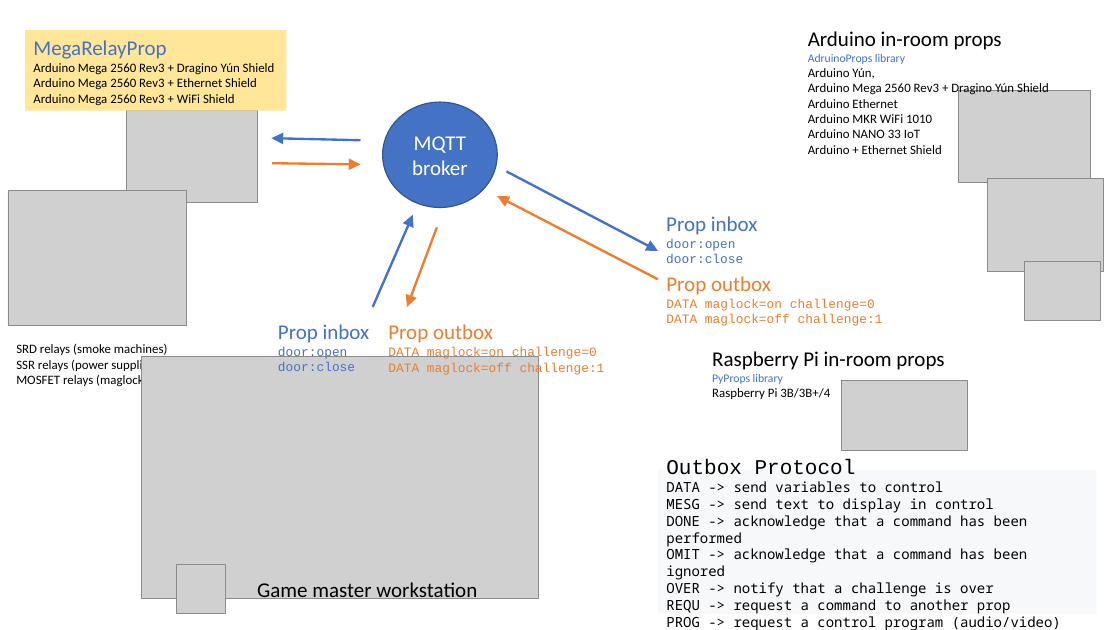
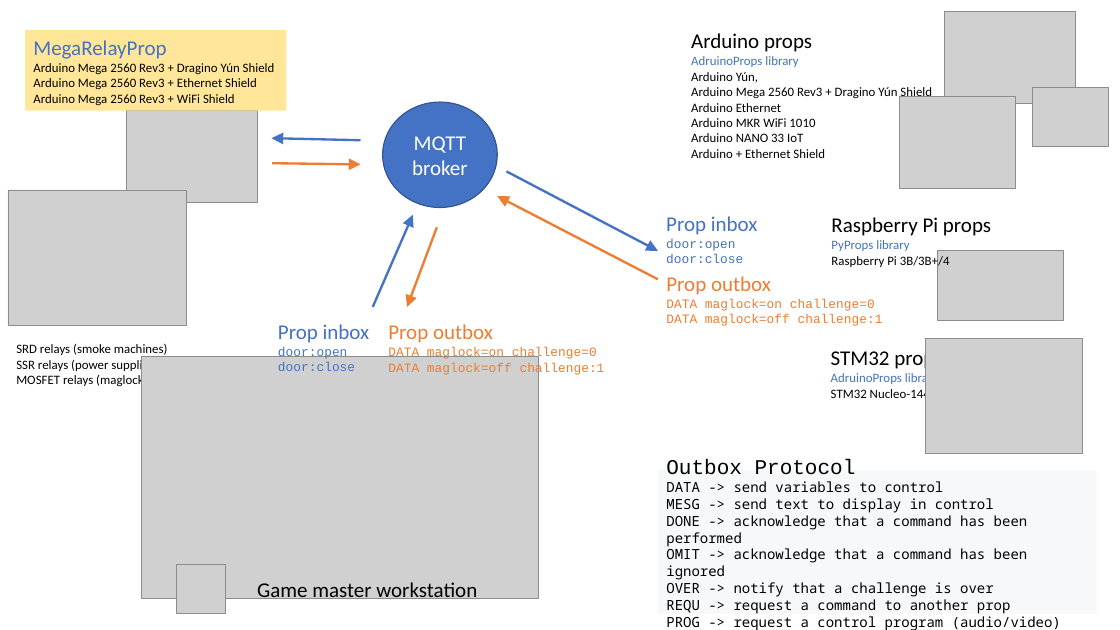
Before and after one commit to xcape-io/RelayProp, a slide deck: slide 1 of docs/megarelayprop.pptx. Drawn at 1120x630 pixels with LibreOffice and Linux fonts; fonts in the diff are those of the drawing; grey boxes stand for pictures. Boxes give left, top, right and bottom in pixels: in the first picture for what was removed or moved away, otherwise in the second. Text is boxed around its words. In the diff, an @@ line names an element or a change of style, - is before the commit and + after.

```diff
--- a/docs/megarelayprop.pptx
+++ b/docs/megarelayprop.pptx
@@ text "Arduino props": place and size @@
-text "Arduino props" at (808, 31, 1049, 154)
+text "Arduino props" at (691, 33, 932, 158)
@@ picture: place and size @@
-picture at (959, 90, 1091, 182)
+picture at (944, 12, 1076, 104)
@@ text at (691, 33, 812, 52): text changed @@
-Arduino in-room props
+Arduino props
@@ text at (691, 56, 798, 67): size 10 to 11 pt in "AdruinoProps library" @@
@@ picture: place and size @@
-picture at (1025, 261, 1102, 321)
+picture at (1033, 87, 1109, 147)
@@ picture: place and size @@
-picture at (987, 179, 1104, 271)
+picture at (900, 97, 1017, 189)
@@ text "Raspberry Pi props": place and size @@
-text "Raspberry Pi props" at (712, 351, 944, 399)
+text "Raspberry Pi props" at (831, 217, 991, 269)
@@ text at (831, 217, 991, 236): text changed @@
-Raspberry Pi in-room props
+Raspberry Pi props
@@ text at (831, 240, 909, 251): size 10 to 11 pt in "PyProps library" @@
@@ picture: place and size @@
-picture at (842, 380, 968, 450)
+picture at (938, 250, 1064, 320)
@@ text added at (831, 348, 942, 402), 11 pt, text #000000 @@
+STM32 props
+AdruinoProps library
+STM32 Nucleo-144
@@ picture added at (925, 339, 1082, 455) @@
```
Also in this commit, not shown: 6 other files.
